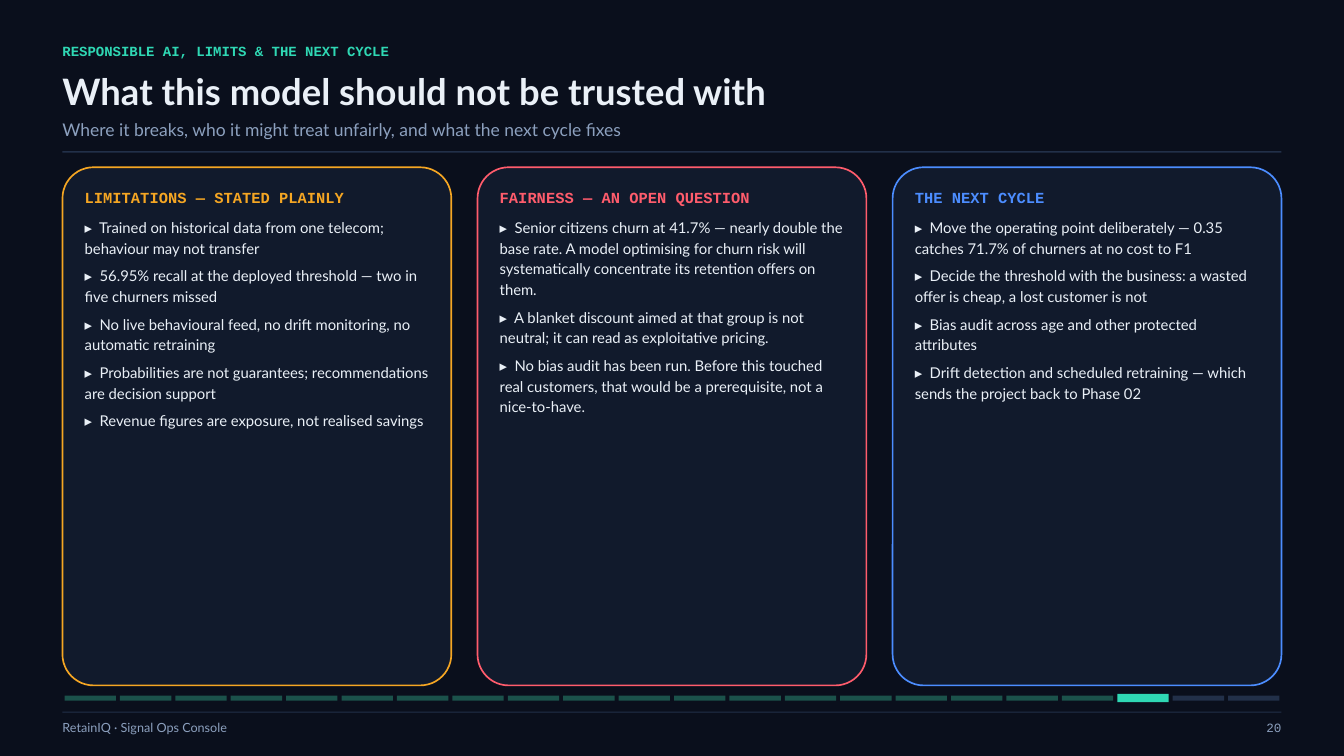
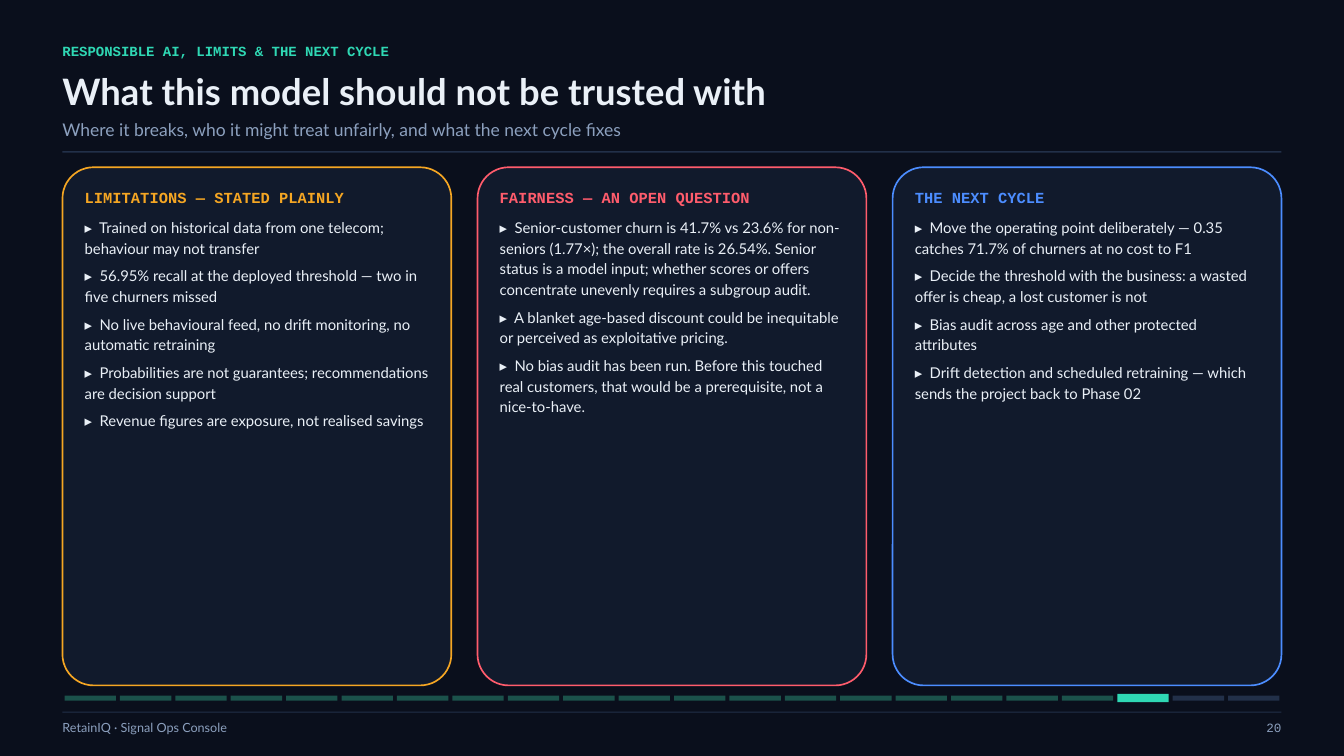
Before and after one commit to Logesh0247/RetainIQ_Signal_Ops_Console, a slide deck: slide 20 of presentation/RetainIQ_Project_Review.pptx. Drawn at 1344x756 pixels with LibreOffice and Linux fonts; fonts in the diff are those of the drawing. Boxes give left, top, right and bottom in pixels: in the first picture for what was removed or moved away, otherwise in the second. Text is boxed around its words. In the diff, an @@ line names an element or a change of style, - is before the commit and + after.

```diff
--- a/presentation/RetainIQ_Project_Review.pptx
+++ b/presentation/RetainIQ_Project_Review.pptx
@@ text at [500,222,839,346]: text changed @@
-▸ Senior citizens churn at 41.7% — nearly double the base rate. A model optimising for churn risk will systematically concentrate its retention offers on them.
-▸ A blanket discount aimed at that group is not neutral; it can read as exploitative pricing.
+▸ Senior-customer churn is 41.7% vs 23.6% for non-seniors (1.77×); the overall rate is 26.54%. Senior status is a model input; whether scores or offers concentrate unevenly requires a subgroup audit.
+▸ A blanket age-based discount could be inequitable or perceived as exploitative pricing.
```
Also in this commit, not shown: 3 other slides changed, 4 other files.
